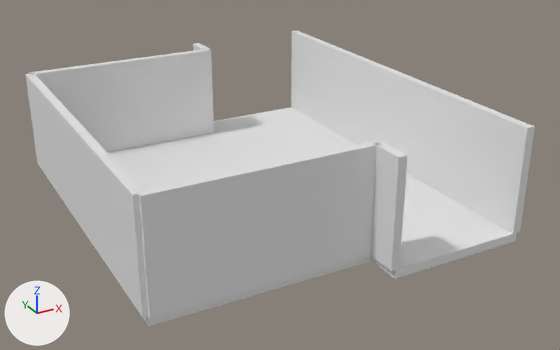
The FBX model mansion_lounge.fbx as it was, and as the next commit left it.
Before and after are seen from a 50 mm lens placed at (-3.11, -4.78, 2.5), pointed at (-0.59, -0.2, 0.22). Arrows for +X, +Y and +Z are at lower left; the lights stay in place. Where no turn or scale is listed for an object, it has been applied to the vertices.

The older version as bpy lines, for what is in view:
```python
me_floor_1 = bpy.data.meshes.new('floor_1')
me_floor_1.from_pydata(...)  # a box spanning x -0.5..0.5, y -1.5..1.5, z 0.0..0.06
me_floor_2 = bpy.data.meshes.new('floor_2')
me_floor_2.from_pydata(...)  # a box spanning x -0.75..0.75, y -1.25..1.25, z 0.0..0.06
me_wall_6 = bpy.data.meshes.new('wall_6')
me_wall_6.from_pydata(...)  # a box spanning x -0.75..0.75, y -0.03..0.03, z 0.0..0.75
ob_floor_1 = bpy.data.objects.new('floor_1', me_floor_1)
ob_floor_1.location = (0.0, 0.0, 0.0)
ob_floor_2 = bpy.data.objects.new('floor_2', me_floor_2)
ob_floor_2.location = (-1.25, 0.0, 0.0)
ob_wall_6 = bpy.data.objects.new('wall_6', me_wall_6)
ob_wall_6.location = (-1.25, -1.25, 0.063)
# also in view: 'wall_2' at (-2.0, 0.0, 0.44); 'wall_3' at (-0.5, -1.38, 0.44); 'wall_5' at (-1.25, 1.25, 0.44); 'wall_1' at (0.5, 0.0, 0.44)
```
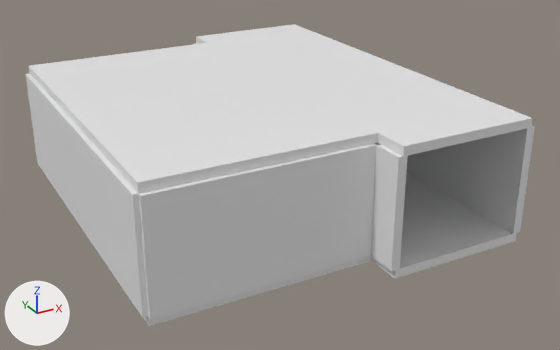
What differs and where, as boxes [x1, y1, x2, y2] in the pictures (560 x 350 px):
'ceiling_2', added
    after: [29, 43, 378, 194]
'ceiling_1', added
    after: [196, 24, 532, 156]
'wall_1', unchanged, covered by the edit
    before: [291, 31, 535, 234]
    after: [406, 125, 535, 234]
'wall_5', unchanged, covered by the edit
    before: [29, 49, 212, 152]
'floor_2', unchanged, covered by the edit
    before: [107, 133, 372, 326]
    after: [144, 256, 372, 326]

What the commit changed:
Object 'ceiling_1' (ob_ceiling_1) is new; it shows a copy of the mesh of ob_floor_1.
Its location is (0.0, 0.0, 0.812).
Object 'ceiling_2' (ob_ceiling_2) is new; it shows a copy of the mesh of ob_floor_2.
Its location is (-1.25, 0.0, 0.812).
